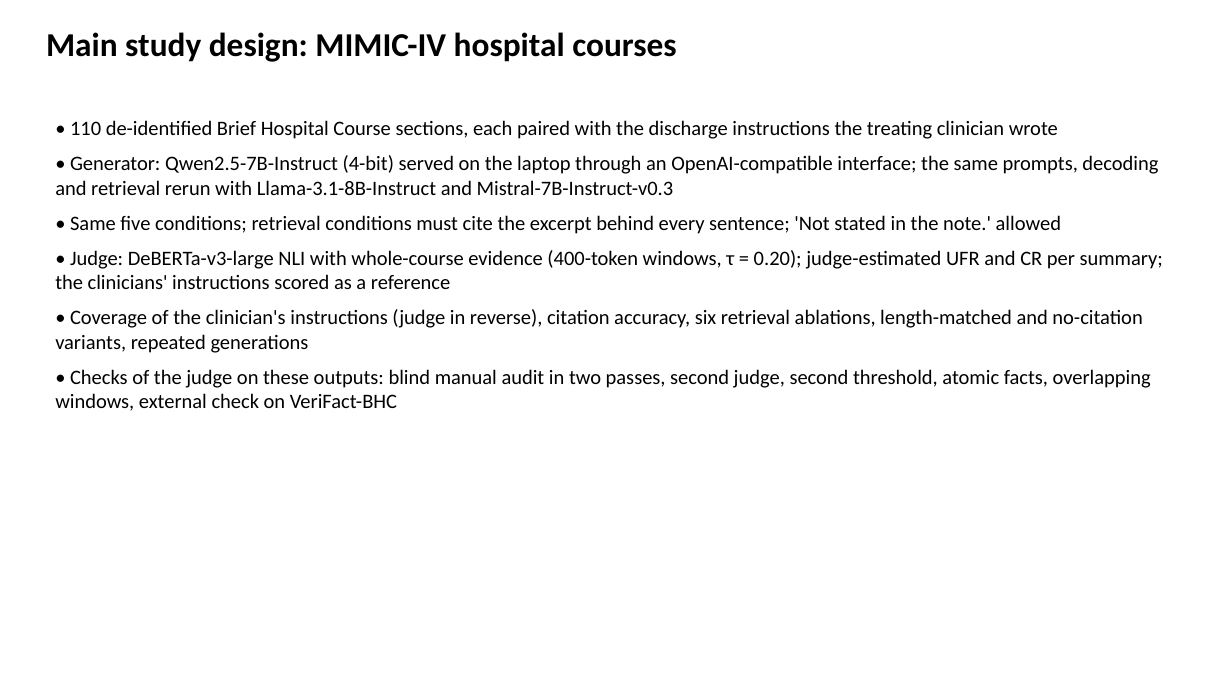
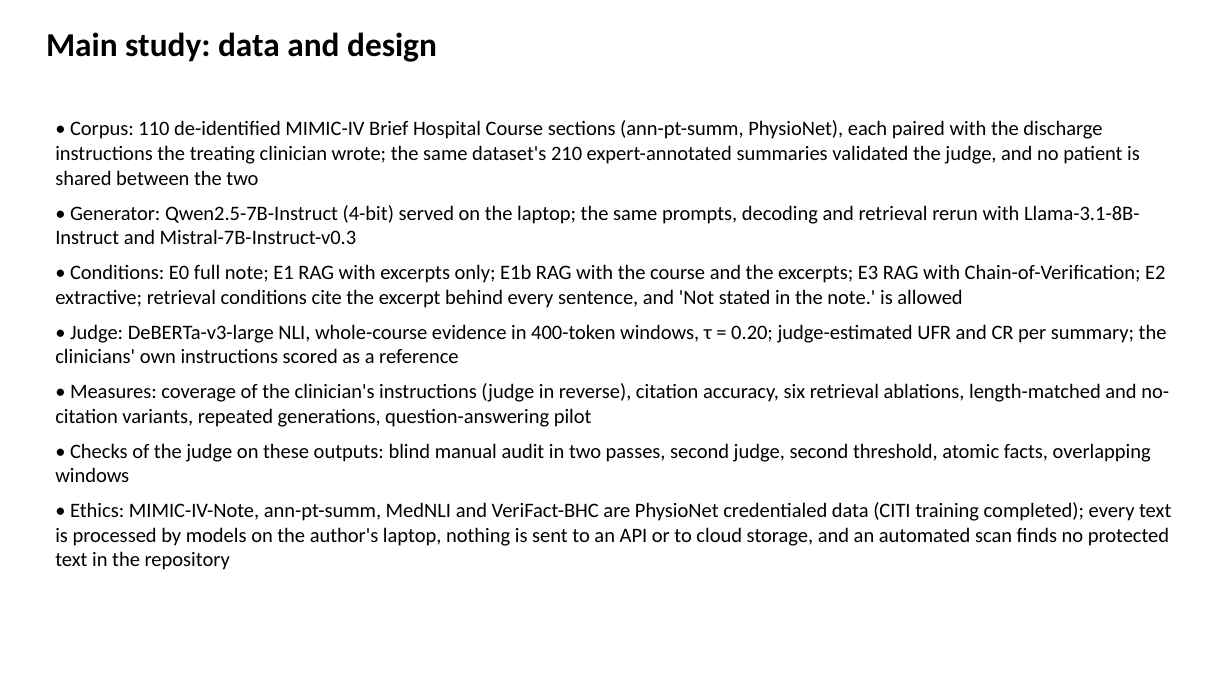
Before and after one commit to slay-a/medical-hallucination-eval, a slide deck: slide 7 of deliverables/Progress_Slides_Fall2026.pptx (slide 11 before the commit). Drawn at 1232x693 pixels with LibreOffice and Linux fonts; fonts in the diff are those of the drawing. Boxes give left, top, right and bottom in pixels: in the first picture for what was removed or moved away, otherwise in the second. Text is boxed around its words. In the diff, an @@ line names an element or a change of style, - is before the commit and + after.

```diff
--- a/deliverables/Progress_Slides_Fall2026.pptx
+++ b/deliverables/Progress_Slides_Fall2026.pptx
@@ text at (46,32,437,62): text changed @@
-Main study design: MIMIC-IV hospital courses
+Main study: data and design
@@ text at (55,120,1171,570): text changed @@
-• 110 de-identified Brief Hospital Course sections, each paired with the discharge instructions the treating clinician wrote
-• Generator: Qwen2.5-7B-Instruct (4-bit) served on the laptop through an OpenAI-compatible interface; the same prompts, decoding and retrieval rerun with Llama-3.1-8B-Instruct and Mistral-7B-Instruct-v0.3
-• Same five conditions; retrieval conditions must cite the excerpt behind every sentence; 'Not stated in the note.' allowed
-• Judge: DeBERTa-v3-large NLI with whole-course evidence (400-token windows, τ = 0.20); judge-estimated UFR and CR per summary; the clinicians' instructions scored as a reference
-• Coverage of the clinician's instructions (judge in reverse), citation accuracy, six retrieval ablations, length-matched and no-citation variants, repeated generations
-• Checks of the judge on these outputs: blind manual audit in two passes, second judge, second threshold, atomic facts, overlapping windows, external check on VeriFact-BHC
+• Corpus: 110 de-identified MIMIC-IV Brief Hospital Course sections (ann-pt-summ, PhysioNet), each paired with the discharge instructions the treating clinician wrote; the same dataset's 210 expert-annotated summaries validated the judge, and no patient is shared between the two
+• Generator: Qwen2.5-7B-Instruct (4-bit) served on the laptop; the same prompts, decoding and retrieval rerun with Llama-3.1-8B-Instruct and Mistral-7B-Instruct-v0.3
+• Conditions: E0 full note; E1 RAG with excerpts only; E1b RAG with the course and the excerpts; E3 RAG with Chain-of-Verification; E2 extractive; retrieval conditions cite the excerpt behind every sentence, and 'Not stated in the note.' is allowed
+• Judge: DeBERTa-v3-large NLI, whole-course evidence in 400-token windows, τ = 0.20; judge-estimated UFR and CR per summary; the clinicians' own instructions scored as a reference
+• Measures: coverage of the clinician's instructions (judge in reverse), citation accuracy, six retrieval ablations, length-matched and no-citation variants, repeated generations, question-answering pilot
+• Checks of the judge on these outputs: blind manual audit in two passes, second judge, second threshold, atomic facts, overlapping windows
+• Ethics: MIMIC-IV-Note, ann-pt-summ, MedNLI and VeriFact-BHC are PhysioNet credentialed data (CITI training completed); every text is processed by models on the author's laptop, nothing is sent to an API or to cloud storage, and an automated scan finds no protected text in the repository
```
Also in this commit, not shown: 5 other slides changed, 9 slides removed, 3 other files.
